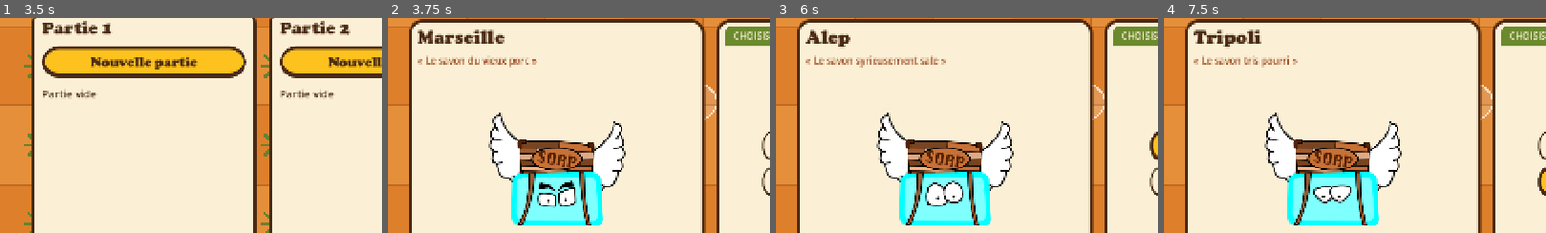
Above: before the commit, frames 1-4 (left to right).
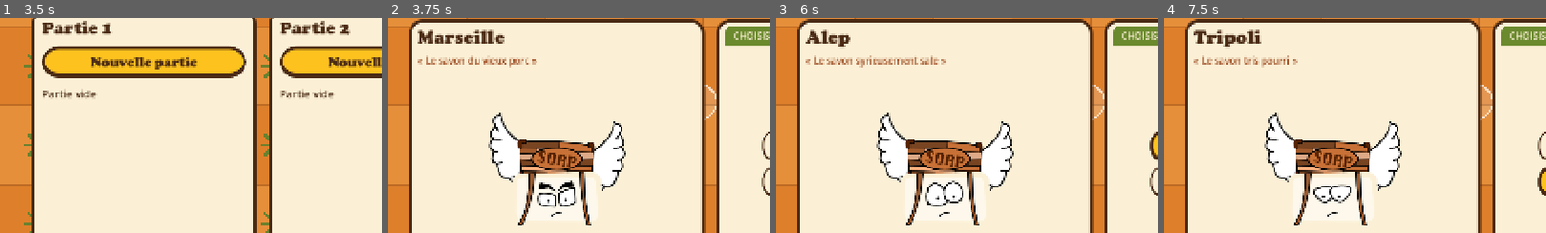
Above: after the commit, the same moments.

Repository: atostivint/LesAilesEtLaCaisse
Game: Godot game, scene res://scenes/atelier.tscn
Two runs of this game, one before a commit and one after it. Both use one fixed random seed, a clock stepped at 60 frames per second and the inputs below. Sound files missing from this copy of the repository are replaced by a short silence.
Inputs:
- Up to frame 1 (3.5 s): click "◂ Menu" at 0.5 s; click "Nouvelle partie" at 1.25 s; click "◂ Menu" at 2 s; click "Nouvelle partie" at 2.75 s
- Up to frame 2 (3.75 s): click "Nouvelle partie" at 3.5 s
- Up to frame 3 (6 s): click "◂ Atelier" at 4.25 s; click "Équipes ▸" at 5 s; click "Alep « Le savon syrieusement …" at 5.75 s
- Up to frame 4 (7.5 s): click "Marseille « Le savon du vieux…" at 6.5 s; click "Tripoli « Le savon tris pourr…" at 7.25 s
The pictures show only the part of the screen within x 0-50%, y 16-66%; the shares and areas given below are measured in that part.

Frame 1 is identical in both runs. In frame 2, 4.5% of the frame differs, in the area x 32-57%, y 71-97%; in frame 3, 4.4%; in frame 4, 4.6%.
Error before the commit: Invalid access of index '1' on a base object of type: 'Array[Texture2D]'. (res://scripts/personnage.gd:44)

Commit message:
Fix Nouvelle partie button
Add soap mouths in Equipes scene

Diff:
--- a/scenes/equipes.tscn
+++ b/scenes/equipes.tscn
@@ -1,40 +1,20 @@
-[gd_scene load_steps=11 format=3]
-
-[ext_resource type="Script" path="res://scripts/equipes.gd" id="1_eq"]
-[ext_resource type="Script" path="res://scripts/carrelage.gd" id="2_tile"]
-[ext_resource type="FontFile" path="res://fonts/COOPBL.TTF" id="3_font"]
-[ext_resource type="PackedScene" path="res://scenes/soap.tscn" id="4_soap"]
+[gd_scene format=3 uid="uid://bnwtgq5d5p35j"]
+
+[ext_resource type="Script" uid="uid://cp0bx4thiwnme" path="res://scripts/equipes.gd" id="1_eq"]
+[ext_resource type="Script" uid="uid://dfn7ksbclbn8v" path="res://scripts/carrelage.gd" id="2_tile"]
+[ext_resource type="FontFile" uid="uid://r57oom8r8ki2" path="res://fonts/COOPBL.TTF" id="3_font"]
+[ext_resource type="PackedScene" uid="uid://5yrrq8pk76qm" path="res://scenes/soap.tscn" id="4_soap"]
+[ext_resource type="Texture2D" uid="uid://bmacnqyvlkylp" path="res://artwork/sprites/savon_bleu_bouche_grimace.svg" id="5_4u1pu"]
+[ext_resource type="Texture2D" uid="uid://bx5n4ni7fnnxw" path="res://artwork/sprites/savon_bleu_bouche_inquiete.svg" id="6_wbrv4"]
+[ext_resource type="Texture2D" uid="uid://c0c43ouj35xis" path="res://artwork/sprites/savon_bleu_bouche_moue.svg" id="7_sqxny"]
+[ext_resource type="Texture2D" uid="uid://cndr5p0jcu7uf" path="res://artwork/sprites/savon_bleu_bouche_sourire.svg" id="8_ugl5s"]
+[ext_resource type="Texture2D" uid="uid://ts2qb5sliieh" path="res://artwork/sprites/savon_bleu_bouche_surprise.svg" id="9_di0bs"]
 [ext_resource type="PackedScene" path="res://scenes/bouton_menu.tscn" id="9_menu"]
-
-[sub_resource type="StyleBoxFlat" id="carte"]
-bg_color = Color(0.984, 0.941, 0.839, 1)
-border_width_left = 6
-border_width_top = 6
-border_width_right = 6
-border_width_bottom = 10
-border_color = Color(0.29, 0.165, 0.078, 1)
-corner_radius_top_left = 24
-corner_radius_top_right = 24
-corner_radius_bottom_right = 24
-corner_radius_bottom_left = 24
-content_margin_left = 16.0
-content_margin_top = 12.0
-content_margin_right = 16.0
-content_margin_bottom = 12.0
-
-[sub_resource type="StyleBoxFlat" id="bande_vert"]
-bg_color = Color(0.42, 0.54, 0.18, 1)
-corner_radius_top_left = 14
-corner_radius_top_right = 14
-content_margin_left = 16.0
-content_margin_top = 6.0
-content_margin_right = 16.0
-content_margin_bottom = 6.0
 
 [sub_resource type="StyleBoxFlat" id="bouton_jaune"]
 content_margin_left = 22.0
+content_margin_top = 10.0
 content_margin_right = 22.0
-content_margin_top = 10.0
 content_margin_bottom = 10.0
 bg_color = Color(0.99, 0.76, 0.12, 1)
 border_width_left = 6
@@ -47,7 +27,36 @@
 corner_radius_bottom_right = 40
 corner_radius_bottom_left = 40
 
+[sub_resource type="StyleBoxFlat" id="carte"]
+content_margin_left = 16.0
+content_margin_top = 12.0
+content_margin_right = 16.0
+content_margin_bottom = 12.0
+bg_color = Color(0.984, 0.941, 0.839, 1)
+border_width_left = 6
+border_width_top = 6
+border_width_right = 6
+border_width_bottom = 10
+border_color = Color(0.29, 0.165, 0.078, 1)
+corner_radius_top_left = 24
+corner_radius_top_right = 24
+corner_radius_bottom_right = 24
+corner_radius_bottom_left = 24
+
+[sub_resource type="StyleBoxFlat" id="bande_vert"]
+content_margin_left = 16.0
+content_margin_top = 6.0
+content_margin_right = 16.0
+content_margin_bottom = 6.0
+bg_color = Color(0.42, 0.54, 0.18, 1)
+corner_radius_top_left = 14
+corner_radius_top_right = 14
+
 [sub_resource type="StyleBoxFlat" id="bouton_marron"]
+content_margin_left = 22.0
+content_margin_top = 10.0
+content_margin_right = 22.0
+content_margin_bottom = 10.0
 bg_color = Color(0.29, 0.165, 0.078, 1)
 border_width_left = 6
 border_width_top = 6
@@ -58,19 +67,17 @@
 corner_radius_top_right = 40
 corner_radius_bottom_right = 40
 corner_radius_bottom_left = 40
-content_margin_left = 22.0
-content_margin_right = 22.0
-content_margin_top = 10.0
-content_margin_bottom = 10.0
-
-[node name="Equipes" type="Control"]
+
+[node name="Equipes" type="Control" unique_id=1741367870]
 layout_mode = 3
 anchors_preset = 15
 anchor_right = 1.0
 anchor_bottom = 1.0
+grow_horizontal = 2
+grow_vertical = 2
 script = ExtResource("1_eq")
 
-[node name="Fond" type="Control" parent="."]
+[node name="Fond" type="Control" parent="." unique_id=341497705]
 layout_mode = 1
 anchors_preset = 15
 anchor_right = 1.0
@@ -79,7 +86,7 @@
 grow_vertical = 2
 script = ExtResource("2_tile")
 
-[node name="Marge" type="MarginContainer" parent="."]
+[node name="Marge" type="MarginContainer" parent="." unique_id=1285441009]
 layout_mode = 1
 anchors_preset = 15
 anchor_right = 1.0
@@ -91,34 +98,33 @@
 theme_override_constants/margin_right = 40
 theme_override_constants/margin_bottom = 20
 
-[node name="Main" type="VBoxContainer" parent="Marge"]
+[node name="Main" type="VBoxContainer" parent="Marge" unique_id=1387899226]
 layout_mode = 2
 theme_override_constants/separation = 14
 
-[node name="Haut" type="HBoxContainer" parent="Marge/Main"]
-layout_mode = 2
-alignment = 0
+[node name="Haut" type="HBoxContainer" parent="Marge/Main" unique_id=1022922206]
+layout_mode = 2
 theme_override_constants/separation = 20
 
-[node name="Titres" type="VBoxContainer" parent="Marge/Main/Haut"]
-layout_mode = 2
+[node name="Titres" type="VBoxContainer" parent="Marge/Main/Haut" unique_id=1512573380]
+layout_mode = 2
+size_flags_horizontal = 3
 size_flags_vertical = 0
-size_flags_horizontal = 3
 theme_override_constants/separation = 6
 
-[node name="Titre" type="Label" parent="Marge/Main/Haut/Titres"]
+[node name="Titre" type="Label" parent="Marge/Main/Haut/Titres" unique_id=1811586187]
 layout_mode = 2
 theme_override_colors/font_color = Color(0.984, 0.941, 0.839, 1)
+theme_override_colors/font_shadow_color = Color(0.29, 0.165, 0.078, 1)
 theme_override_colors/font_outline_color = Color(0.29, 0.165, 0.078, 1)
-theme_override_colors/font_shadow_color = Color(0.29, 0.165, 0.078, 1)
-theme_override_constants/outline_size = 12
 theme_override_constants/shadow_offset_x = 6
 theme_override_constants/shadow_offset_y = 6
+theme_override_constants/outline_size = 12
 theme_override_fonts/font = ExtResource("3_font")
 theme_override_font_sizes/font_size = 56
 text = "équipes"
 
-[node name="SousTitre" type="Label" parent="Marge/Main/Haut/Titres"]
+[node name="SousTitre" type="Label" parent="Marge/Main/Haut/Titres" unique_id=360555721]
 layout_mode = 2
 theme_override_colors/font_color = Color(0.984, 0.941, 0.839, 1)
 theme_override_colors/font_outline_color = Color(0.29, 0.165, 0.078, 1)
@@ -127,7 +133,7 @@
 theme_override_font_sizes/font_size = 22
 text = "Choisis ton camp, puis la couleur de ton savon"
 
-[node name="Retour" type="Button" parent="Marge/Main/Haut"]
+[node name="Retour" type="Button" parent="Marge/Main/Haut" unique_id=130003554]
 custom_minimum_size = Vector2(220, 56)
 layout_mode = 2
 size_flags_vertical = 0
@@ -135,79 +141,81 @@
 theme_override_fonts/font = ExtResource("3_font")
 theme_override_font_sizes/font_size = 24
 theme_override_styles/normal = SubResource("bouton_jaune")
+theme_override_styles/pressed = SubResource("bouton_jaune")
 theme_override_styles/hover = SubResource("bouton_jaune")
-theme_override_styles/pressed = SubResource("bouton_jaune")
 theme_override_styles/focus = SubResource("bouton_jaune")
 text = "◂ Atelier"
 
-[node name="ReserveMenu" type="Control" parent="Marge/Main/Haut"]
+[node name="ReserveMenu" type="Control" parent="Marge/Main/Haut" unique_id=465747513]
 custom_minimum_size = Vector2(170, 0)
 layout_mode = 2
 
-[node name="Corps" type="HBoxContainer" parent="Marge/Main"]
+[node name="Corps" type="HBoxContainer" parent="Marge/Main" unique_id=1296988579]
 layout_mode = 2
 size_flags_vertical = 3
 theme_override_constants/separation = 22
 
-[node name="Apercu" type="PanelContainer" parent="Marge/Main/Corps"]
+[node name="Apercu" type="PanelContainer" parent="Marge/Main/Corps" unique_id=1149767582]
 custom_minimum_size = Vector2(420, 0)
 layout_mode = 2
 size_flags_horizontal = 3
 theme_override_styles/panel = SubResource("carte")
 
-[node name="ApercuBox" type="VBoxContainer" parent="Marge/Main/Corps/Apercu"]
+[node name="ApercuBox" type="VBoxContainer" parent="Marge/Main/Corps/Apercu" unique_id=225254260]
 layout_mode = 2
 theme_override_constants/separation = 10
 
-[node name="Nom" type="Label" parent="Marge/Main/Corps/Apercu/ApercuBox"]
+[node name="Nom" type="Label" parent="Marge/Main/Corps/Apercu/ApercuBox" unique_id=1626725032]
 unique_name_in_owner = true
 layout_mode = 2
 theme_override_colors/font_color = Color(0.29, 0.165, 0.078, 1)
 theme_override_fonts/font = ExtResource("3_font")
 theme_override_font_sizes/font_size = 36
-text = "Marseille\n« Le savon du vieux porc »"
-
-[node name="Phrase" type="Label" parent="Marge/Main/Corps/Apercu/ApercuBox"]
+text = "Marseille
+« Le savon du vieux porc »"
+
+[node name="Phrase" type="Label" parent="Marge/Main/Corps/Apercu/ApercuBox" unique_id=1551891945]
 unique_name_in_owner = true
 layout_mode = 2
 theme_override_colors/font_color = Color(0.6, 0.27, 0.1, 1)
 theme_override_font_sizes/font_size = 18
 text = "« Le savon du vieux porc »"
 
-[node name="Zone" type="Control" parent="Marge/Main/Corps/Apercu/ApercuBox"]
+[node name="Zone" type="Control" parent="Marge/Main/Corps/Apercu/ApercuBox" unique_id=750910648]
 unique_name_in_owner = true
 custom_minimum_size = Vector2(0, 260)
 layout_mode = 2
 size_flags_vertical = 3
 
-[node name="Savon" parent="Marge/Main/Corps/Apercu/ApercuBox/Zone" instance=ExtResource("4_soap")]
-unique_name_in_owner = true
-
-[node name="Droite" type="PanelContainer" parent="Marge/Main/Corps"]
+[node name="Savon" parent="Marge/Main/Corps/Apercu/ApercuBox/Zone" unique_id=1996630281 instance=ExtResource("4_soap")]
+unique_name_in_owner = true
+mouths = Array[Texture2D]([ExtResource("5_4u1pu"), ExtResource("6_wbrv4"), ExtResource("7_sqxny"), ExtResource("8_ugl5s"), ExtResource("9_di0bs")])
+
+[node name="Droite" type="PanelContainer" parent="Marge/Main/Corps" unique_id=200498676]
 layout_mode = 2
 size_flags_horizontal = 3
 size_flags_stretch_ratio = 1.4
 theme_override_styles/panel = SubResource("carte")
 
-[node name="DroiteBox" type="VBoxContainer" parent="Marge/Main/Corps/Droite"]
+[node name="DroiteBox" type="VBoxContainer" parent="Marge/Main/Corps/Droite" unique_id=240938274]
 layout_mode = 2
 theme_override_constants/separation = 14
 
-[node name="Bandeau" type="PanelContainer" parent="Marge/Main/Corps/Droite/DroiteBox"]
+[node name="Bandeau" type="PanelContainer" parent="Marge/Main/Corps/Droite/DroiteBox" unique_id=368551435]
 layout_mode = 2
 theme_override_styles/panel = SubResource("bande_vert")
 
-[node name="Texte" type="Label" parent="Marge/Main/Corps/Droite/DroiteBox/Bandeau"]
+[node name="Texte" type="Label" parent="Marge/Main/Corps/Droite/DroiteBox/Bandeau" unique_id=683681325]
 layout_mode = 2
 theme_override_colors/font_color = Color(0.984, 0.941, 0.839, 1)
 theme_override_font_sizes/font_size = 18
 text = "CHOISIS TON ÉQUIPE"
 
-[node name="EspaceHaut" type="Control" parent="Marge/Main/Corps/Droite/DroiteBox"]
+[node name="EspaceHaut" type="Control" parent="Marge/Main/Corps/Droite/DroiteBox" unique_id=254613817]
 layout_mode = 2
 size_flags_vertical = 3
 
-[node name="Equipes" type="GridContainer" parent="Marge/Main/Corps/Droite/DroiteBox"]
+[node name="Equipes" type="GridContainer" parent="Marge/Main/Corps/Droite/DroiteBox" unique_id=210808323]
 unique_name_in_owner = true
 layout_mode = 2
 size_flags_horizontal = 4
@@ -215,77 +223,83 @@
 theme_override_constants/v_separation = 8
 columns = 2
 
-[node name="Alep" type="Button" parent="Marge/Main/Corps/Droite/DroiteBox/Equipes"]
+[node name="Alep" type="Button" parent="Marge/Main/Corps/Droite/DroiteBox/Equipes" unique_id=498950482]
 custom_minimum_size = Vector2(250, 60)
 layout_mode = 2
 theme_override_colors/font_color = Color(0.29, 0.165, 0.078, 1)
 theme_override_fonts/font = ExtResource("3_font")
 theme_override_font_sizes/font_size = 18
-text = "Alep\n« Le savon syrieusement sale »"
-
-[node name="Marseille" type="Button" parent="Marge/Main/Corps/Droite/DroiteBox/Equipes"]
+text = "Alep
+« Le savon syrieusement sale »"
+
+[node name="Marseille" type="Button" parent="Marge/Main/Corps/Droite/DroiteBox/Equipes" unique_id=149116280]
 custom_minimum_size = Vector2(250, 60)
 layout_mode = 2
 theme_override_colors/font_color = Color(0.29, 0.165, 0.078, 1)
 theme_override_fonts/font = ExtResource("3_font")
 theme_override_font_sizes/font_size = 18
-text = "Marseille\n« Le savon du vieux porc »"
-
-[node name="Tripoli" type="Button" parent="Marge/Main/Corps/Droite/DroiteBox/Equipes"]
+text = "Marseille
+« Le savon du vieux porc »"
+
+[node name="Tripoli" type="Button" parent="Marge/Main/Corps/Droite/DroiteBox/Equipes" unique_id=1865671003]
 custom_minimum_size = Vector2(250, 60)
 layout_mode = 2
 theme_override_colors/font_color = Color(0.29, 0.165, 0.078, 1)
 theme_override_fonts/font = ExtResource("3_font")
 theme_override_font_sizes/font_size = 18
-text = "Tripoli\n« Le savon tris pourri »"
-
-[node name="Castille" type="Button" parent="Marge/Main/Corps/Droite/DroiteBox/Equipes"]
+text = "Tripoli
+« Le savon tris pourri »"
+
+[node name="Castille" type="Button" parent="Marge/Main/Corps/Droite/DroiteBox/Equipes" unique_id=1659287675]
 custom_minimum_size = Vector2(250, 60)
 layout_mode = 2
 theme_override_colors/font_color = Color(0.29, 0.165, 0.078, 1)
 theme_override_fonts/font = ExtResource("3_font")
 theme_override_font_sizes/font_size = 18
-text = "Castille\n« Le savon de la Castagne »"
-
-[node name="CouleurTitre" type="Label" parent="Marge/Main/Corps/Droite/DroiteBox"]
+text = "Castille
+« Le savon de la Castagne »"
+
+[node name="CouleurTitre" type="Label" parent="Marge/Main/Corps/Droite/DroiteBox" unique_id=522974105]
 layout_mode = 2
 theme_override_colors/font_color = Color(0.29, 0.165, 0.078, 1)
 theme_override_font_sizes/font_size = 16
+text = "COULEUR DU SAVON"
 horizontal_alignment = 1
-text = "COULEUR DU SAVON"
-
-[node name="Swatches" type="HBoxContainer" parent="Marge/Main/Corps/Droite/DroiteBox"]
-unique_name_in_owner = true
-layout_mode = 2
+
+[node name="Swatches" type="HBoxContainer" parent="Marge/Main/Corps/Droite/DroiteBox" unique_id=871392891]
+unique_name_in_owner = true
+layout_mode = 2
+theme_override_constants/separation = 8
 alignment = 1
-theme_override_constants/separation = 8
-
-[node name="EspaceBas" type="Control" parent="Marge/Main/Corps/Droite/DroiteBox"]
+
+[node name="EspaceBas" type="Control" parent="Marge/Main/Corps/Droite/DroiteBox" unique_id=1572935958]
 layout_mode = 2
 size_flags_vertical = 3
 
-[node name="Valider" type="Button" parent="Marge/Main"]
+[node name="Valider" type="Button" parent="Marge/Main" unique_id=363788913]
 custom_minimum_size = Vector2(0, 56)
 layout_mode = 2
 size_flags_horizontal = 8
 theme_override_colors/font_color = Color(1, 1, 1, 1)
-theme_override_fonts/font = ExtResource("3_font")
 theme_override_colors/font_hover_color = Color(0.42, 0.54, 0.18, 1)
+theme_override_fonts/font = ExtResource("3_font")
 theme_override_font_sizes/font_size = 26
 theme_override_styles/normal = SubResource("bouton_marron")
+theme_override_styles/pressed = SubResource("bouton_marron")
 theme_override_styles/hover = SubResource("bouton_marron")
-theme_override_styles/pressed = SubResource("bouton_marron")
 theme_override_styles/focus = SubResource("bouton_marron")
 text = "Valider mon savon"
 
-[connection signal="pressed" from="Marge/Main/Haut/Retour" to="." method="_on_retour_pressed"]
-
-[node name="BoutonMenu" parent="." instance=ExtResource("9_menu")]
+[node name="BoutonMenu" parent="." unique_id=1562156535 instance=ExtResource("9_menu")]
+layout_mode = 0
+anchors_preset = 0
 anchor_left = 1.0
+anchor_top = 0.0
 anchor_right = 1.0
-anchor_top = 0.0
 anchor_bottom = 0.0
 offset_left = -156.0
 offset_top = 16.0
 offset_right = -16.0
 offset_bottom = 60.0
+
+[connection signal="pressed" from="Marge/Main/Haut/Retour" to="." method="_on_retour_pressed"]
